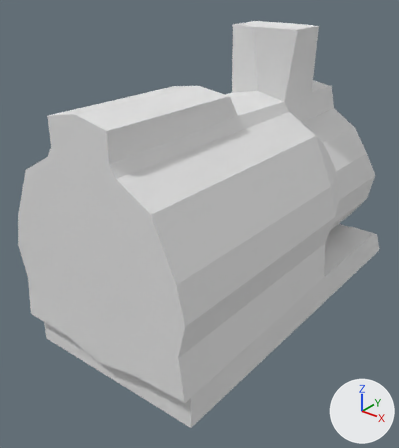
A saved change to the FBX model Timebreaker/Assets/Environment/Train/Models/headcar.fbx.
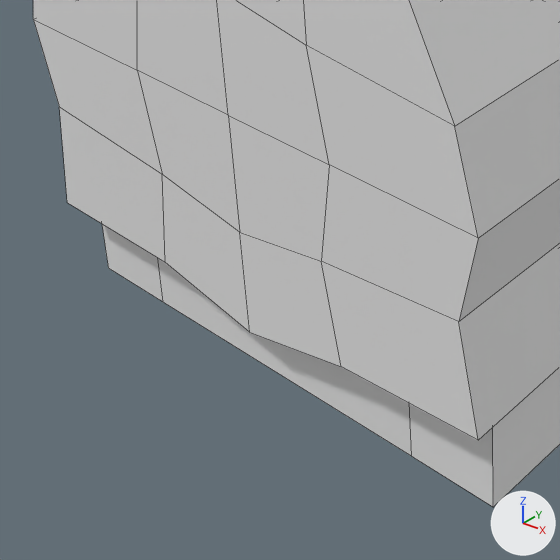
Old and new are each drawn whole from a 50 mm camera at (4.29, -6.01, 5.09) aimed at (-0.11, -0.52, 1.68) and again close up on the part from 1% to 54% of the width and 53% to 100% of the height. Lighting does not change. The marker at lower right points along +X, +Y and +Z. The close-ups show mesh edges as thin lines. Where no turn or scale is listed for an object, it has been applied to the vertices.

The first close-up shows 'box', 'flatbed'.
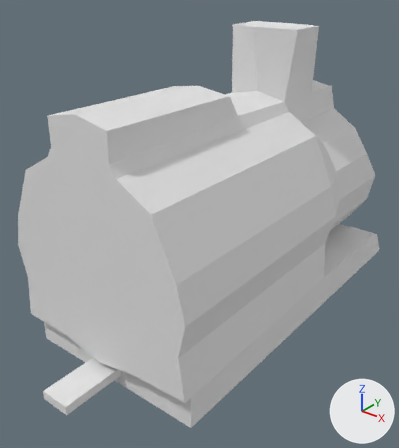
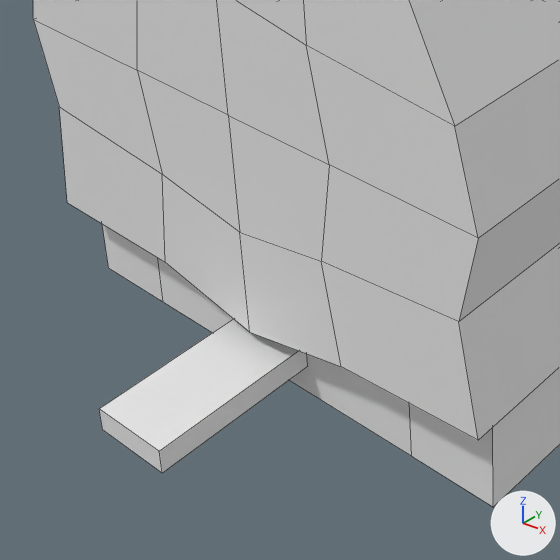
Commit message: update train headcar

Boxes [x1, y1, x2, y2] around the edits, measured in the close-ups (560 x 560 px):
'connector', added
    after: [99, 319, 307, 473]

What changed in the scene script:
```text
Add mat_material_001:
    mat_material_001 = principled_material('Material.001')
    mat_material_001.base_color = (0.8, 0.8, 0.8)  # white #e7e7e7
    mat_material_001.roughness = 0.69
Add me_cube_002:
    me_cube_002.from_pydata(...)  # a box spanning x -0.202..0.202, y -0.424..0.424, z -0.06..0.06
    me_cube_002.materials.append(mat_material_001)  # white #e7e7e7
Add ob_connector:
    ob_connector = bpy.data.objects.new('connector', me_cube_002)
    ob_connector.location = (0.0, -2.871, 0.496)
```
